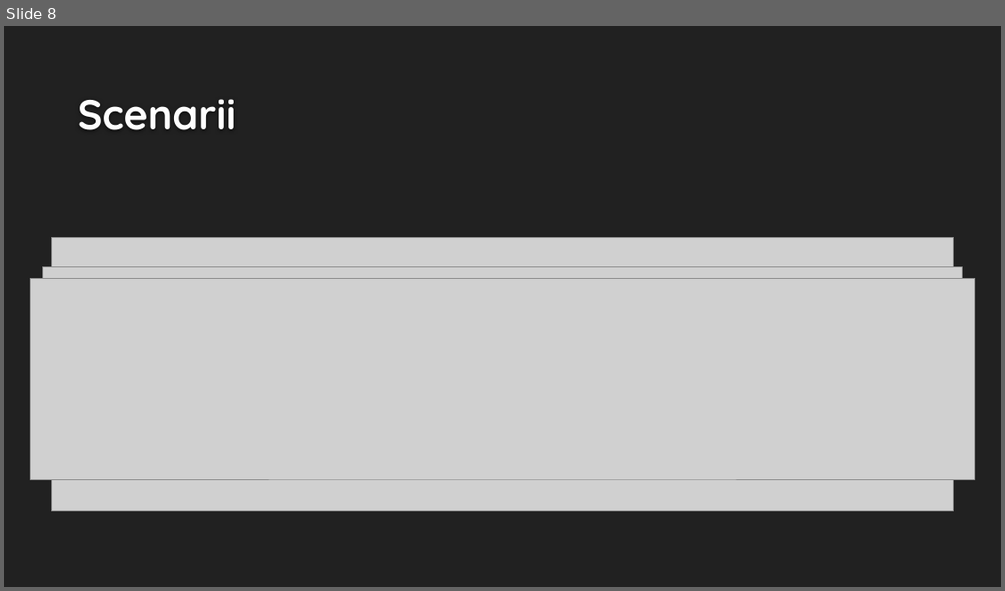
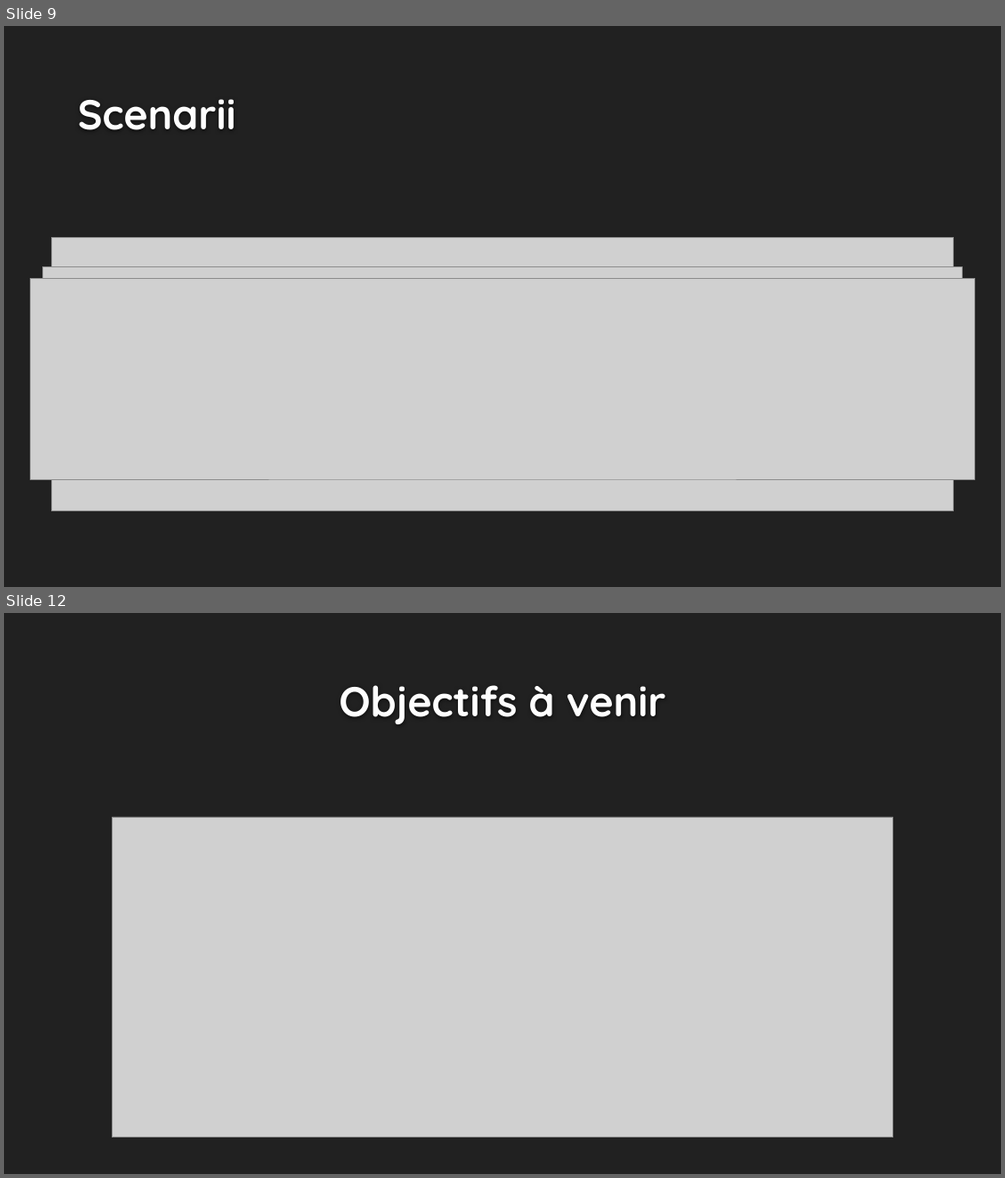
Before and after one commit to MRCThomas/testDeVerinSurBancHydraulique, a slide deck: Analyse/Hugo/Support Revue 0 Hugo.pptx. Shown one above the other, each under a label of ours: slide 8 before the commit, slides 9 and 12 after it; the slides between them are not shown. The pictures are 1005x591 and 1005x1178 pixels, drawn with LibreOffice and Linux fonts; fonts in the diff are those of the drawing; grey boxes stand for pictures; background and template pictures are left out. Boxes give left, top, right and bottom in pixels: in the first picture for what was removed or moved away, otherwise in the second. Text is boxed around its words. In the diff, an @@ line names an element or a change of style, - is before the commit and + after.

```diff
--- a/Analyse/Hugo/Support Revue 0 Hugo.pptx
+++ b/Analyse/Hugo/Support Revue 0 Hugo.pptx
@@ slide 12 added at bbox=[4, 613, 1001, 1174], background #212121 @@
@@ title added at bbox=[339, 685, 666, 724], 40 pt, text #FEFEFE, bold @@
+Objectifs à venir
@@ picture added at bbox=[112, 817, 892, 1137] @@
@@ what was slide 8 is now slide 9 @@
```
Also in this commit, not shown: 6 slides changed, 2 other slides added, 1 slide removed.
